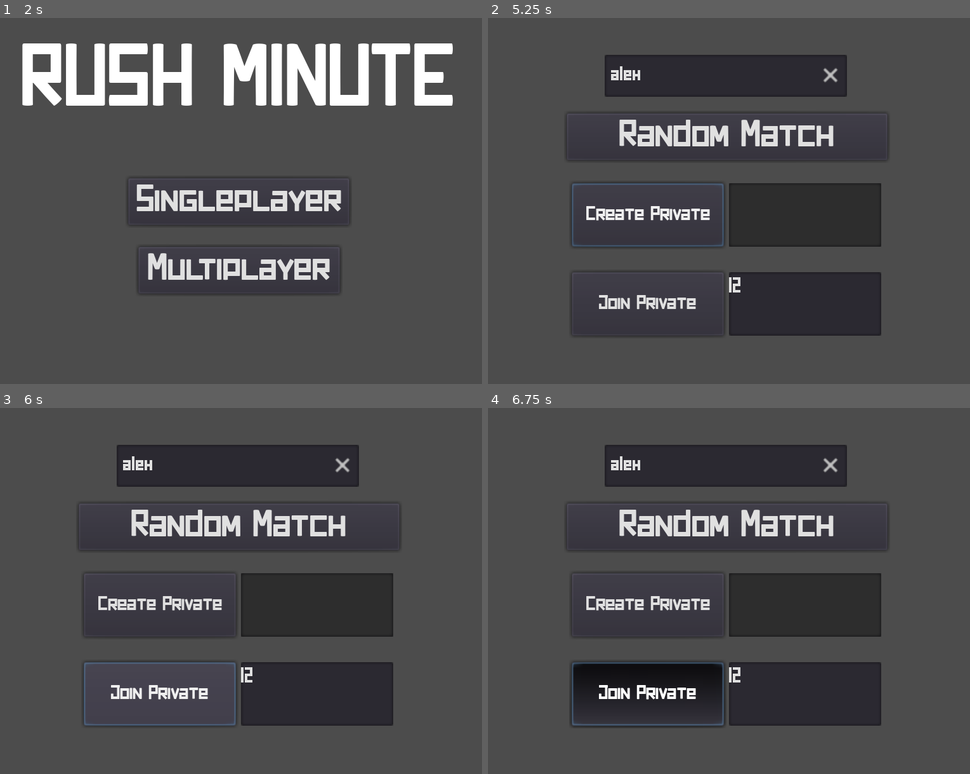
Above: before the commit, frames 1-4 (two rows, left to right).
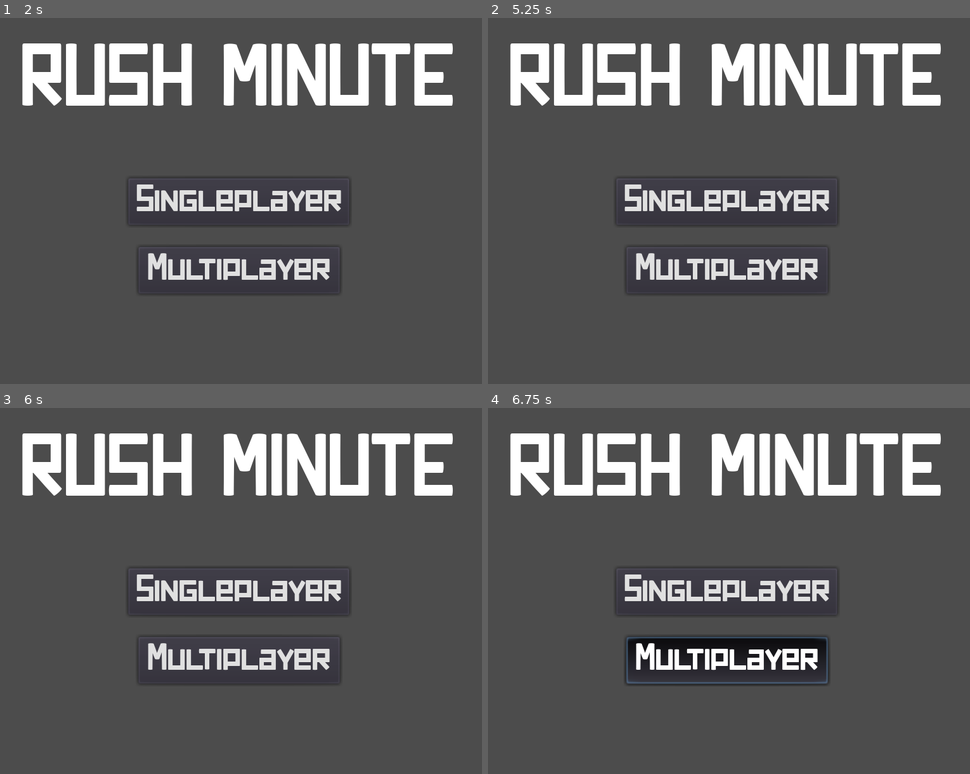
Above: after the commit, the same moments.

Repository: Nahumuss/Rush-Minute-2
Game: Godot game, scene res://TitleScreen.tscn
Same seed, same stepped clock (60 frames per second), same inputs: the game is played once before the commit and once after it.
Inputs (mouse positions are in pixels of both pictures, inside the frame that each line leads up to):
- Up to frame 1 (2 s): click "Singleplayer" at 0.5 s; click "<" at 1.25 s
- Up to frame 2 (5.25 s): click "Multiplayer" at 2 s; click (724, 76) at 2.77 s; type "Alex" at 2.85 s; click (806, 303) at 3 s; type "12" at 3.08 s; click "Random Match" at 3.5 s; click "Create Private" at 4.25 s; click (497, 28) at 5 s, where only the run after the commit has a clickable "<"
- Up to frame 3 (6 s): click (159, 693) at 5.75 s, where only the run before the commit has a clickable "Join Private"
- Up to frame 4 (6.75 s): move the mouse to (700, 664) at 6.52 s; hold W from 6.53 s (still down); tap R at 6.6 s; click (700, 664) at 6.67 s

Frame 1 is identical in both runs. In frame 2, 25% of the frame differs, in the area x 4-94%, y 6-87%; in frame 3, 25%; in frame 4, 31%, in the area x 4-94%, y 6-88%.
Error before the commit: Attempt to call function 'connect' in base 'null instance' on a null instance. (res://Scripts/MultiplayerGame.gd:25)

Commit message:
changed to fit the new protocol and added the private lobby functionallity

Diff:
--- a/Scripts/MultiplayerGame.gd
+++ b/Scripts/MultiplayerGame.gd
@@ -5,8 +5,7 @@
 var level : String = ''
 var main_board : Board = null
 var enemy_board : Board = null
-var enemy_name : String = ""
-var my_name : String = ""
+var enemy_name : RichTextLabel = RichTextLabel.new()
 var wait_thread : Thread = Thread.new()
 var wait_answer_thread : Thread = Thread.new()
 var update_thread : Thread = Thread.new()
@@ -15,13 +14,17 @@
 var random_match_button : Button = null
 var create_private_room : Button = null
 var join_private_room : Button = null
+var username_edit : LineEdit = null
+var menu_buttons : YSort = null
+var stats : VBoxContainer = VBoxContainer.new()
 
 func _ready():
 	connect_to_server()
 	var back_button = preload('res://Prefabs/BackButton.tscn').instance()
-	random_match_button = get_node("Random")
-	create_private_room = get_node("CreatePrivate")
-	join_private_room = get_node("JoinPrivate")
+	random_match_button = get_node("MenuButtons/Random")
+	create_private_room = get_node("MenuButtons/Create/CreatePrivate")
+	join_private_room = get_node("MenuButtons/Join/JoinPrivate")
+	username_edit = get_node("MenuButtons/Username")
 	random_match_button.connect('pressed', self, 'join_random')
 	create_private_room.connect('pressed', self, 'create_private')
 	join_private_room.connect("pressed", self, 'join_private')
@@ -36,14 +39,17 @@
 		socket.disconnect_from_host()
 
 func create_private():
+	on_choice()
 	if socket.get_status() == StreamPeerTCP.STATUS_CONNECTED and socket.is_connected_to_host():
 		socket.put_data('C;'.to_utf8())
 
 func join_private():
+	on_choice()
 	if socket.get_status() == StreamPeerTCP.STATUS_CONNECTED and socket.is_connected_to_host():
-		socket.put_data(('P;' + get_node("JoinPrivate/PrivateID").text).to_utf8())
+		socket.put_data(('P;' + get_node("MenuButtons/Join/PrivateID").text).to_utf8())
 
 func join_random():
+	on_choice()
 	if socket.get_status() == StreamPeerTCP.STATUS_CONNECTED and socket.is_connected_to_host():
 		socket.put_data('R;'.to_utf8())
 
@@ -61,17 +67,15 @@
 					infos += 1
 					level = content
 				elif prefix == 'N':
-					enemy_name = content
+					enemy_name.text = "Versing: " + content
 					infos += 1
 				elif prefix == 'C':
-					get_node("CreatePrivate/PrivateID").text = content
+					get_node("MenuButtons/Create/PrivateID").text = content
 	if closed:
 		print('closed')
 		return
 
-	random_match_button.hide()
-	create_private_room.hide()
-	join_private_room.hide()
+	get_node("MenuButtons").hide()
 
 	main_board = preload("res://Prefabs/Board.tscn").instance()
 	main_board.name = 'Board'
@@ -86,7 +90,20 @@
 	enemy_board.scale = Vector2(1,1) - BOARD_SCALE
 	enemy_board.position = Vector2(0, 64 * (4.5 - enemy_board.scale.y * 6))
 	enemy_board.generate_from_string(level)
+
+	enemy_name.rect_min_size = Vector2(0,15)
+	stats.set_position(Vector2(2,25))
+	stats.set_size(Vector2((1 - BOARD_SCALE.x) * 64 * 6 - 4, 64 * (4.5 - enemy_board.scale.y * 6) - 25))
+	stats.add_child(enemy_name)
+	add_child(stats)
+
 	update_thread.start(self, "update_enemy_board")
+
+func on_choice() -> void:
+	print(username_edit.text)
+	if socket.get_status() == StreamPeerTCP.STATUS_CONNECTED and socket.is_connected_to_host() and username_edit.text != '':
+		print('lolfadiuoawshdf8yuw')
+		socket.put_data(('N;' + username_edit.text).to_utf8())
 
 func end_game() -> void:
 	close()
@@ -94,24 +111,31 @@
 
 func update_enemy_board(args):
 	while not closed:
+		if socket.get_status() == StreamPeerTCP.STATUS_ERROR:
+			print(socket.get_status())
+		if not socket.is_connected_to_host():
+			print(socket.is_connected_to_host())
 		if socket.get_status() != StreamPeerTCP.STATUS_ERROR and socket.is_connected_to_host():
-			var message = socket.get_utf8_string(socket.get_available_bytes()).split(';')
-			var prefix = message[0]
-			var content = ''
-			if message.size() == 2:
-				content = message[1]
-			if prefix == 'W':
-				main_board.win()
-			elif prefix == 'L':
-				enemy_board.win()
-			elif prefix == 'U':
-				print('New board = ' + content)
-				if enemy_board.update_board_from_string(content) == 'err':
-					print("ERROR")
-					enemy_board.hard_reset()
-					enemy_board.generate_from_string(content)
+			if socket.get_available_bytes() > 0:
+				var message = socket.get_utf8_string(socket.get_available_bytes()).split(';')
+				print(message)
+				var prefix = message[0]
+				var content = ''
+				if message.size() == 2:
+					content = message[1]
+				if prefix == 'W':
+					main_board.win()
+				elif prefix == 'L':
+					enemy_board.win()
+				elif prefix == 'U':
+					print('New board = ' + content)
+					if enemy_board.update_board_from_string(content) == 'err':
+						print("ERROR")
+						enemy_board.hard_reset()
+						enemy_board.generate_from_string(content)
 		else:
 			print("Disconnected")
+			break
 	print('closed')
 
 func on_click(board : Board):
@@ -160,4 +184,6 @@
 	send_main_board()
 
 func send_main_board():
+	print(socket.is_connected_to_host())
 	socket.put_data(('U;' + main_board.level).to_utf8())
+	print('meow')
